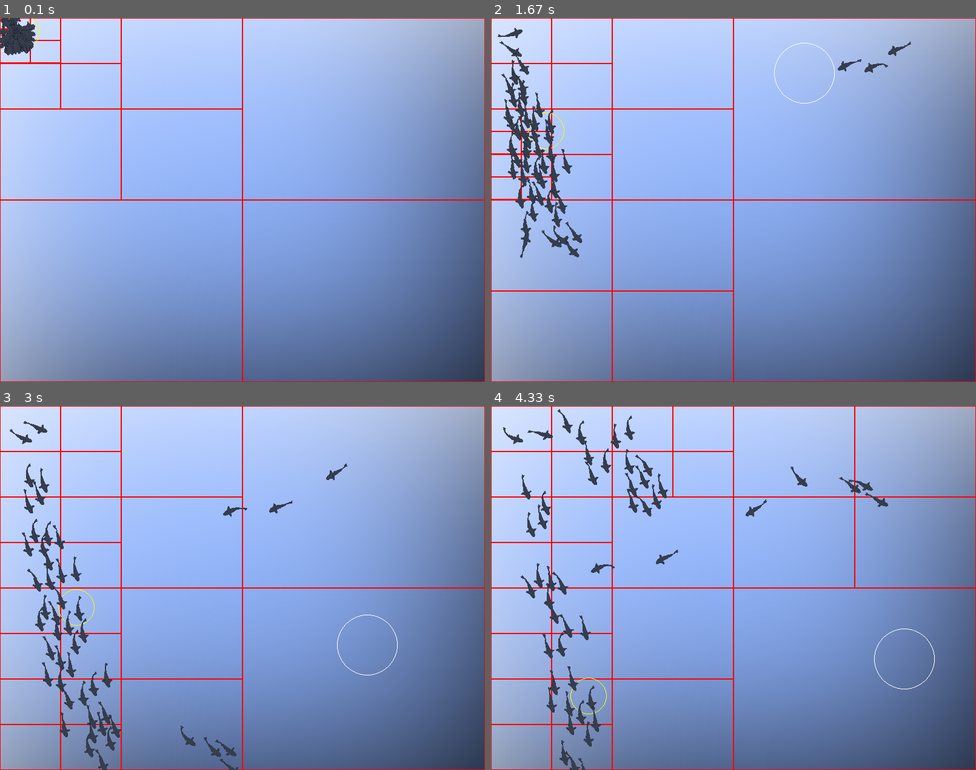
Above: before the commit, frames 1-4 (two rows, left to right).
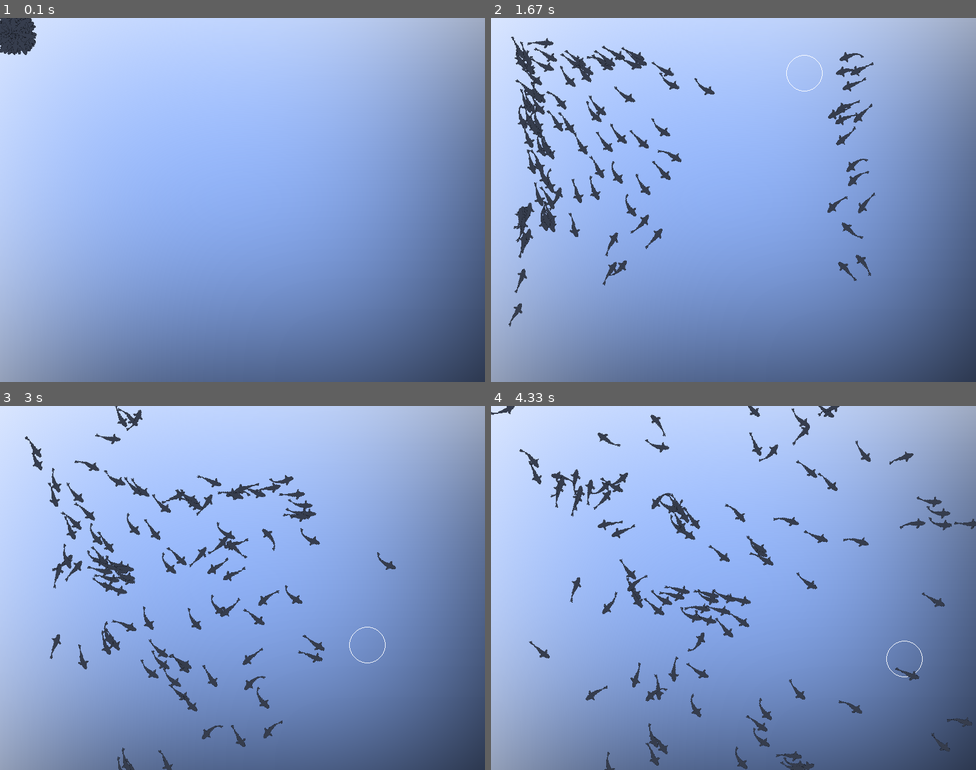
Above: after the commit, the same moments.

Repository: ItsMeOX/fish-flock-simulation
Game: pygame game, started from flock.py
The game is run twice, just before and just after one commit, with the same random seed, the same clock (stepped at 60 frames per second) and the same inputs.
Inputs (mouse positions are in pixels of both pictures, inside the frame that each line leads up to):
- Up to frame 1 (0.1 s): no input
- Up to frame 2 (1.67 s): move the mouse to (714, 214) at 0.37 s; move the mouse to (617, 203) at 0.87 s; move the mouse to (806, 72) at 1.2 s
- Up to frame 3 (3 s): move the mouse to (252, 464) at 1.7 s; move the mouse to (247, 624) at 2.27 s; move the mouse to (368, 646) at 2.6 s
- Up to frame 4 (4.33 s): move the mouse to (859, 555) at 3.03 s; move the mouse to (908, 558) at 3.43 s; move the mouse to (903, 660) at 4.1 s

The runs differ from the first frame. In frame 1, 1.9% of the frame differs, in the area x 0-100%, y 0-100%; in frame 2, 8.0%; in frame 3, 9.3%; in frame 4, 10%.

Commit message:
completed quad tree

Diff:
--- a/QuadTree.py
+++ b/QuadTree.py
@@ -9,7 +9,7 @@
     def contains(self, fish):
         return (fish.x - self.x) ** 2 + (fish.y - self.y) ** 2 <= self.r ** 2
 
-    def intersect(self, boundary):
+    def intersect_rect(self, boundary):
         boundary_center_x = (boundary.x1 + boundary.x2) / 2
         boundary_center_y = (boundary.y1 + boundary.y2) / 2
         boundary_width = boundary.x2 - boundary.x1
@@ -28,6 +28,10 @@
 
         return cornerDistance <= self.r**2
 
+    def intersect_circle(self, boundary):
+        distance = (boundary.x - self.x) ** 2 + (boundary.y - self.y) ** 2
+        return distance <= (boundary.r * 2) ** 2
+
 class Rectangle:
     def __init__(self, x1, y1, x2, y2):
         self.x1 = x1
@@ -38,31 +42,29 @@
     def contains(self, fish):
         return self.x1 <= fish.x <= self.x2 and self.y1 <= fish.y <= self.y2
 
-    def intersect(self, boundary):
-        return max(self.x1, boundary.x1) <= min(self.x2, boundary.x2)
-
 class QuadTree:
-    def __init__(self, boundary, capacity = 4):
+    def __init__(self, boundary, effective_dist, capacity = 4):
         self.boundary = boundary
         self.capacity = capacity
-        self.points = []
+        self.other_fishes = []
         self.divided = False
         self.topLeft = self.topRight = self.bottomLeft = self.bottomRight = None
+        self.effective_dist = effective_dist
 
-    def draw(self, screen):
-        pygame.draw.rect(screen, (255, 0, 0), (self.boundary.x1, self.boundary.y1, self.boundary.x2-self.boundary.x1, self.boundary.y2-self.boundary.y1), 1)
-        if self.divided:
-            self.topLeft.draw(screen)
-            self.topRight.draw(screen)
-            self.bottomLeft.draw(screen)
-            self.bottomRight.draw(screen)
+    # def draw(self, screen):
+    #     pygame.draw.rect(screen, (255, 0, 0), (self.boundary.x1, self.boundary.y1, self.boundary.x2-self.boundary.x1, self.boundary.y2-self.boundary.y1), 1)
+    #     if self.divided:
+    #         self.topLeft.draw(screen)
+    #         self.topRight.draw(screen)
+    #         self.bottomLeft.draw(screen)
+    #         self.bottomRight.draw(screen)
 
     def insert(self, fish):
         if not self.boundary.contains(fish):
             return False
 
-        if len(self.points) < self.capacity:
-            self.points.append((fish.x, fish.y))
+        if len(self.other_fishes) < self.capacity:
+            self.other_fishes.append(fish)
             return True
 
         if not self.divided:
@@ -82,11 +84,12 @@
         if not res:
             res = []
 
-        if not self.boundary.contains(fish) or not Circle(fish.x, fish.y, 30).intersect(self.boundary):
-            return
+        if not Circle(fish.x, fish.y, self.effective_dist).intersect_rect(self.boundary):
+            return res
 
-        for point in self.points:
-            res.append(point)
+        for other_fish in self.other_fishes:
+            if Circle(fish.x, fish.y, self.effective_dist).intersect_circle(Circle(other_fish.x, other_fish.y, self.effective_dist)):
+                res.append(other_fish)
 
         if self.divided:
             self.topLeft.query(fish, res)
--- a/flock.py
+++ b/flock.py
@@ -8,15 +8,17 @@
 FPS = 144
 WIDTH = 800
 HEIGHT = 600
-FISH_COUNT = 50
+FISH_COUNT = 100
 SEPARATION_DIST = 20
 ALIGNMENT_DIST = 30
 COHESION_DIST = 10
 BORDER_DIST = 30
-SEPARATION_MOUSE_DIST = 50
+SEPARATION_MOUSE_DIST = 30
 SEPARATION_SCALE = 0.1
 ALIGNMENT_SCALE = 0.15
 COHESION_SCALE = 0.12
+a = 1
+QUERY_DIST = max(BORDER_DIST, COHESION_DIST, ALIGNMENT_DIST, SEPARATION_DIST, SEPARATION_MOUSE_DIST)
 
 # Initialize the game
 pygame.init()
@@ -36,20 +38,20 @@
 
         for i in range(13):
             cur_image = pygame.image.load(f'./assets/fish2/{i}.png').convert_alpha()
-            cur_image = pygame.transform.scale(cur_image, (cur_image.get_width()/5, cur_image.get_height()/5))
+            cur_image = pygame.transform.scale(cur_image, (cur_image.get_width()//5, cur_image.get_height()//5))
             self.sprites.append(cur_image)
 
         self.image = self.sprites[self.current_sprite_index]
 
-    def draw(self):
+    def draw(self, neighbour_fishes):
         self.x += self.vel_x
         self.y += self.vel_y
 
-        separation_dvx, separation_dvy = self.separation()
+        separation_dvx, separation_dvy = self.separation(neighbour_fishes)
         self.vel_x += separation_dvx
         self.vel_y += separation_dvy
 
-        alignment_dvx, alignment_dvy = self.alignment()
+        alignment_dvx, alignment_dvy = self.alignment(neighbour_fishes)
         old_vel_magnitude = util.magnitude(self.vel_x, self.vel_y)
         self.vel_x += alignment_dvx
         self.vel_y += alignment_dvy
@@ -57,7 +59,7 @@
         self.vel_x = self.vel_x / new_vel_magnitude * old_vel_magnitude
         self.vel_y = self.vel_y / new_vel_magnitude * old_vel_magnitude
 
-        cohesion_dvx, cohesion_dvy = self.cohesion()
+        cohesion_dvx, cohesion_dvy = self.cohesion(neighbour_fishes)
         old_vel_magnitude = util.magnitude(self.vel_x, self.vel_y)
         self.vel_x += cohesion_dvx * 0.015
         self.vel_y += cohesion_dvy * 0.015
@@ -102,11 +104,11 @@
                     -(x - self.x) * math.sin(radian) + (y - self.y) * math.cos(radian) + self.y
                     ]
 
-    def separation(self):
+    def separation(self, neighbour_fishes):
         separation_velocity = [0, 0]
         boid_count = 0
 
-        for fish in fishes:
+        for fish in neighbour_fishes:
             if fish == self: continue
             distance = util.distance(self.x, self.y, fish.x, fish.y)
             if distance <= SEPARATION_DIST:
@@ -151,11 +153,11 @@
 
         return separation_velocity
 
-    def alignment(self):
+    def alignment(self, neighbour_fishes):
         alignment_velocity = [0, 0]
         boid_count = 0
 
-        for fish in fishes:
+        for fish in neighbour_fishes:
             if fish == self: continue
             distance = util.distance(fish.x, fish.y, self.x, self.y)
             if distance <= ALIGNMENT_DIST:
@@ -172,11 +174,11 @@
 
         return alignment_velocity
 
-    def cohesion(self):
+    def cohesion(self, neighbour_fishes):
         cohesion_velocity = [0, 0]
         boid_count = 0
 
-        for fish in fishes:
+        for fish in neighbour_fishes:
             if fish == self: continue
             distance = util.distance(self.x, self.y, fish.x, fish.y)
             if distance <= COHESION_DIST:
@@ -234,17 +236,13 @@
     mouse_x, mouse_y = pygame.mouse.get_pos()
     pygame.draw.circle(screen, (255, 255, 255), (mouse_x, mouse_y), SEPARATION_MOUSE_DIST, 1)
 
-    quadTree = QuadTree(Rectangle(0, 0, WIDTH, HEIGHT))
+    quadTree = QuadTree(Rectangle(0, 0, WIDTH, HEIGHT), QUERY_DIST)
     for fish in fishes:
         quadTree.insert(fish)
-    quadTree.draw(screen)
 
     for fish in fishes:
-        if fish == debug_fish:
-            pygame.draw.circle(screen, (255, 255, 0), (fish.x, fish.y), 30, 1)
-            res = quadTree.query(fish)
-            if res:
-                print(len(res))
+        neighbour_fishes = quadTree.query(fish) #n^2 -> nlogn avg (n^2 at worst)
+
         if fish.x < 0:
             fish.x = WIDTH
             fish.vel_x = uniform(-1.5, -0.5)*0.8
@@ -258,9 +256,7 @@
             fish.y = 0
             fish.vel_y = uniform(0.5, 1.5)*0.8
 
-
-        fish.draw()
-
+        fish.draw(neighbour_fishes=neighbour_fishes)
 
     pygame.display.update()
 
